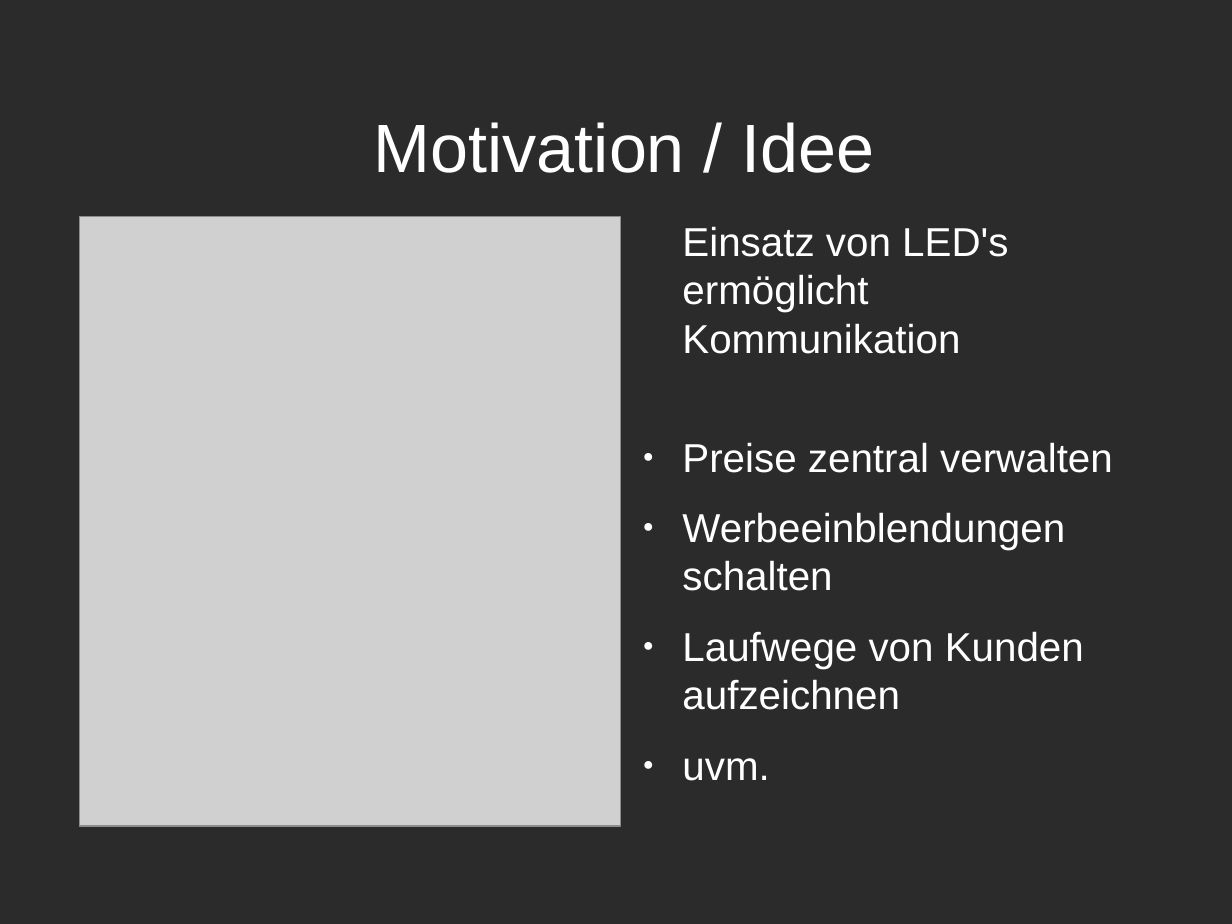
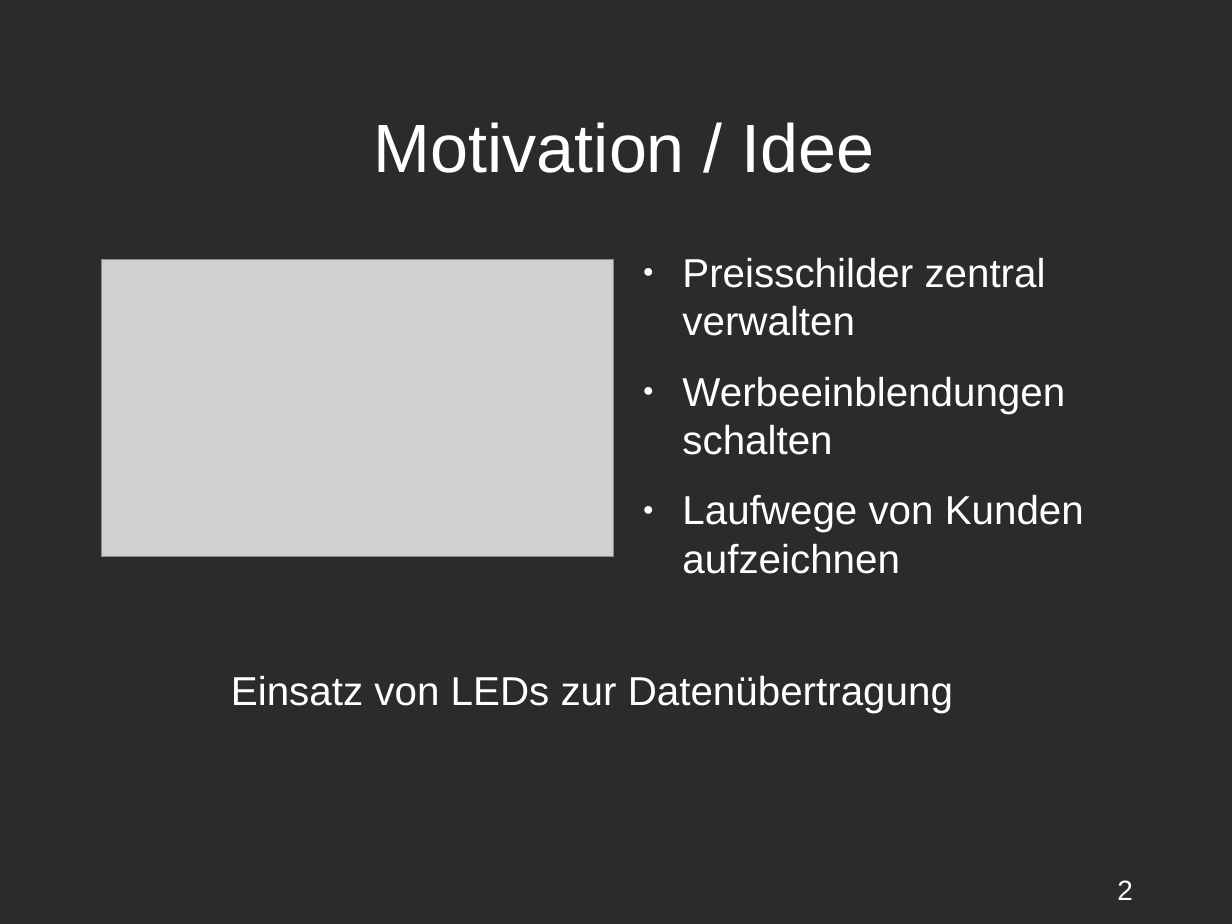
Before and after one commit to Niondir/rika-led, a slide deck: slide 2 of präsentation 1/präsentation.odp. Drawn at 1232x924 pixels with LibreOffice and Linux fonts; fonts in the diff are those of the drawing; grey boxes stand for pictures; background and template pictures are left out; a plain dark background stands for a picture behind light text. Boxes give left, top, right and bottom in pixels: in the first picture for what was removed or moved away, otherwise in the second. Text is boxed around its words. In the diff, an @@ line names an element or a change of style, - is before the commit and + after.

```diff
--- a/präsentation 1/präsentation.odp
+++ b/präsentation 1/präsentation.odp
@@ picture removed at [79, 216, 620, 826] @@
@@ picture added at [102, 259, 614, 557] @@
@@ text "Preisschilder zentral verwalten": place and size @@
-text "Preisschilder zentral verwalten" at [682, 226, 1113, 781]
+text "Preisschilder zentral verwalten" at [682, 257, 1084, 574]
@@ text at [682, 257, 1046, 336]: text changed @@
-Einsatz von LED's ermöglicht Kommunikation
-● Preise zentral verwalten
+● Preisschilder zentral verwalten
@@ text added at [231, 675, 953, 713], 26 pt, text #FFFFFF @@
+Einsatz von LEDs zur Datenübertragung
@@ text at [682, 758, 769, 781]: paragraph removed @@
-● uvm.
@@ page number added at [1117, 880, 1133, 900], 18 pt, text #FFFFFF @@
+2
```
Also in this commit, not shown: 7 other slides changed, 1 slide added, 2 slides removed, 1 other file.
